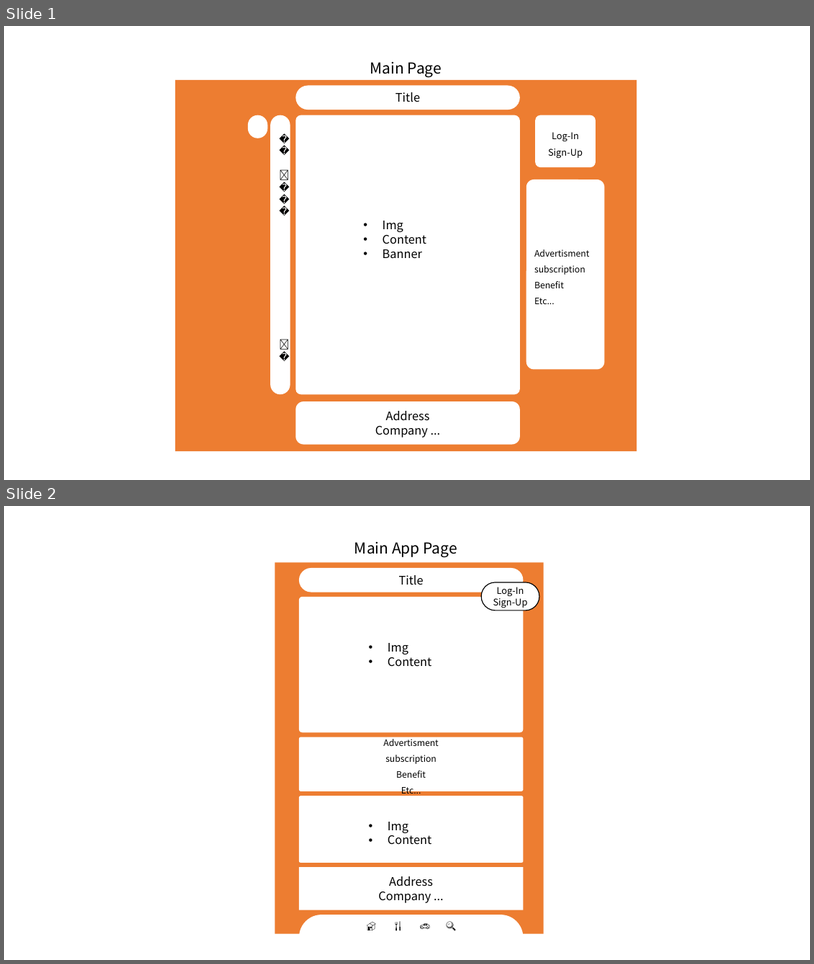
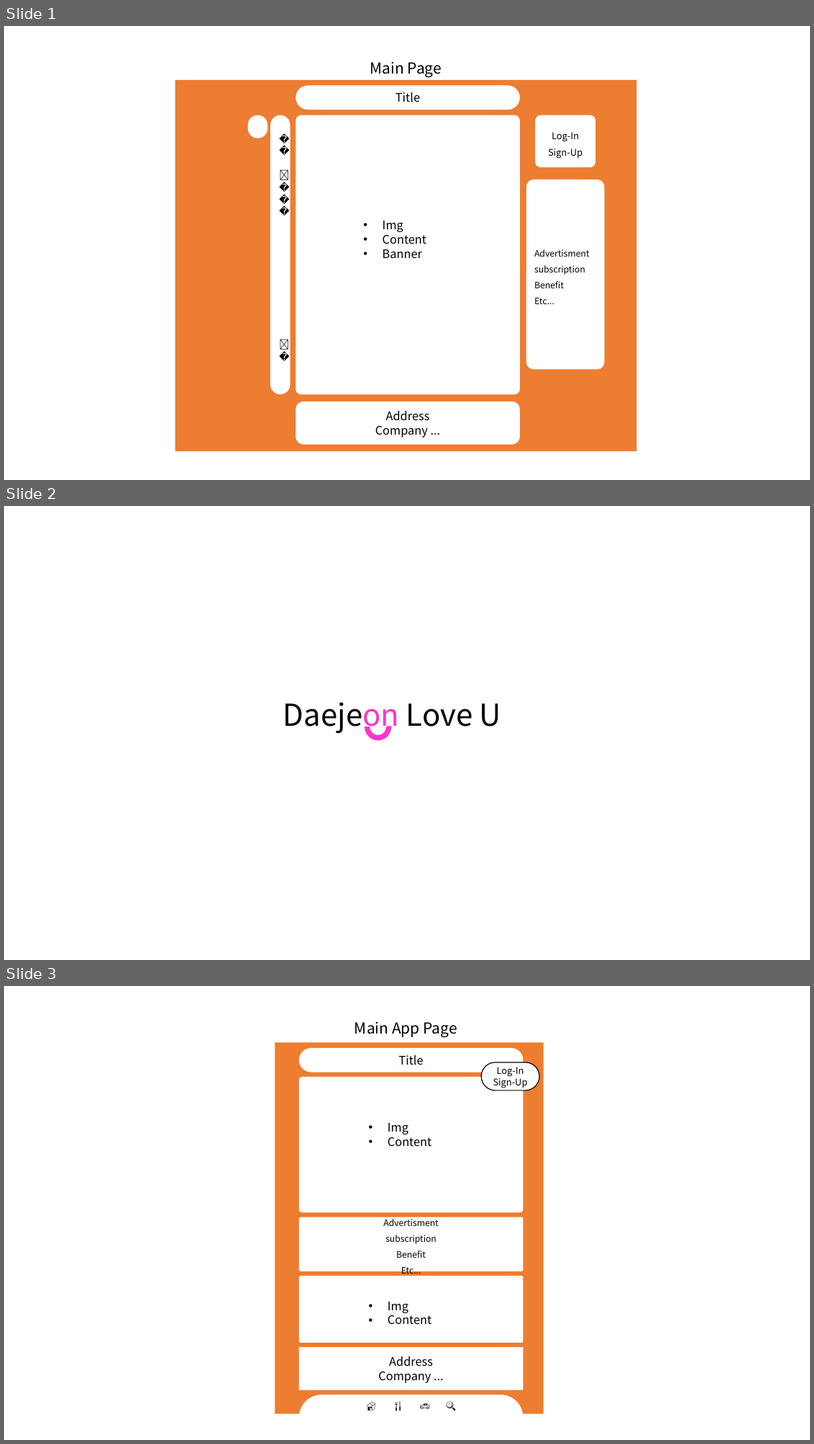
Before and after one commit to seasukmin/DateTeam, a slide deck: 박근모 - 메인/레이아웃.pptx. Shown one above the other, each under a label of ours: slides 1 and 2 before the commit, slides 1, 2 and 3 after it. The pictures are 814x964 and 814x1444 pixels, drawn with LibreOffice and Linux fonts; fonts in the diff are those of the drawing. Boxes give left, top, right and bottom in pixels: in the first picture for what was removed or moved away, otherwise in the second. Text is boxed around its words. In the diff, an @@ line names an element or a change of style, - is before the commit and + after.

```diff
--- a/박근모 - 메인/레이아웃.pptx
+++ b/박근모 - 메인/레이아웃.pptx
@@ slide 2 added at (4,506,810,960), background #FFFFFF @@
@@ text added at (283,702,502,733), 36 pt, text #000000 @@
+Daejeon Love U
@@ arch (boxed as its full ring) added at (365,713,392,740), fill #FF33CC @@
@@ what was slide 2 is now slide 3 @@
```
Also in this commit, not shown: 2 other files.
